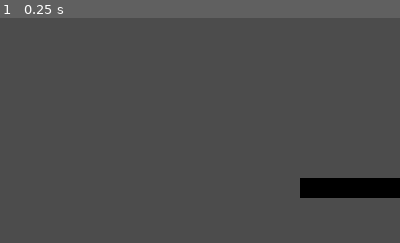
Above: before the commit, frame 1.
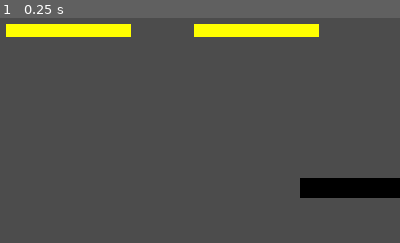
Above: after the commit, the same moment.

Repository: cinnamonmadi/ictjam
Game: Godot game, scene res://main.tscn
Same seed, same stepped clock (60 frames per second), same inputs: the game is played once before the commit and once after it.
Inputs:
- Up to frame 1 (0.25 s): no input
The pictures show only the part of the screen within x 0-50%, y 0-50%; the shares and areas given below are measured in that part.

The runs differ from the first frame. In frame 1, 3.6% of the frame differs, in the area x 1-80%, y 2-9%.

Commit message:
Commit before acceleration experiment
Signed-off-by: Madi Madden <cinnamon.madi@gmail.com>

Diff:
--- a/fighters/trex/trex.gd
+++ b/fighters/trex/trex.gd
@@ -18,6 +18,8 @@
 onready var sprite = $sprite
 
 const SPEED = 120
+const ACCEL = 20
+const DECCEL = 10
 const GRAVITY = 10
 const MAX_FALL_SPEED = 250
 const JUMP_IMPULSE = 250
@@ -40,6 +42,7 @@
 var grounded = false
 var has_double_jump = false
 var velocity = Vector2.ZERO
+var accel = Vector2.ZERO
 var crouching = false
 var uplooking = false
 var attack_state = ATTACK_NONE
@@ -54,6 +57,7 @@
 var hurtbox_damage
 
 var hitstun_alt = false
+var push_force = Vector2.ZERO
 
 func _ready():
     add_to_group("fighters")
@@ -144,20 +148,20 @@
     velocity.x = 150 * facing_direction
     if uplooking and attack_state == ATTACK_NONE:
         attack_state = ATTACK_PUNCH_UP
-        start_hurtbox(80, 80, 10)
+        start_hurtbox(200, 80, 10)
     elif crouching and attack_state == ATTACK_NONE:
         attack_state = ATTACK_KICK
         start_hurtbox(40, 5, 5)
     elif not grounded and attack_state == ATTACK_NONE:
         if Input.is_action_pressed(INPUT_UP):
             attack_state = ATTACK_UPAIR
-            start_hurtbox(80, 80, 10)
+            start_hurtbox(200, 80, 10)
         elif Input.is_action_pressed(INPUT_DOWN):
             attack_state = ATTACK_DAIR
-            start_hurtbox(40, 80, 10)
+            start_hurtbox(50, 80, 10)
         else:
             attack_state = ATTACK_FAIR
-            start_hurtbox(40, 15, 5)
+            start_hurtbox(150, 30, 5)
     elif attack_state == ATTACK_NONE:
         attack_state = ATTACK_PUNCH_ONE
         start_hurtbox(5, 0, 5)
@@ -168,7 +172,7 @@
         sprite.play("punch_two")
     elif attack_state == ATTACK_PUNCH_TWO:
         attack_state = ATTACK_PUNCH_THREE
-        start_hurtbox(80, 60, 10)
+        start_hurtbox(200, 45, 10)
         sprite.play("punch_three")
 
 func take_damage(facing, knockback, angle, damage):
@@ -177,19 +181,24 @@
 
     facing_direction = facing * -1
     velocity = Vector2.RIGHT.rotated(deg2rad(-angle)) * knockback
-    print("velocity is " + str(velocity))
 
     if hitstun_timer.is_stopped():
         hitstun_alt = false
     else:
         hitstun_alt = not hitstun_alt
-    var hitstun_duration = (knockback * 0.4) / 60.0
-    if hitstun_duration < 0.5:
-        hitstun_duration = 0.5
+    var hitstun_duration = knockback / 400.0
+    print(hitstun_duration)
+    if hitstun_duration < 0.3:
+        hitstun_duration = 0.3
     hitstun_timer.start(hitstun_duration)
 
     if health <= 0:
+        health = 0
         queue_free()
+
+func apply_push_force(source_force):
+    push_force.x = source_force.x * 100
+    push_force.y = 0
 
 func _physics_process(_delta):
     handle_input()
@@ -209,11 +218,13 @@
 
 func move():
     # Apply user input
+    var should_apply_push_force = true
     if crouching or uplooking or attack_state == ATTACK_KICK:
         velocity.x = 0
     elif hitstun_timer.is_stopped() and [ATTACK_NONE, ATTACK_FAIR, ATTACK_UPAIR, ATTACK_DAIR].has(attack_state):
         velocity.x = direction * SPEED
     elif attack_state != ATTACK_NONE:
+        should_apply_push_force = false
         velocity.x -= 50 * facing_direction
         if (velocity.x > 0 and facing_direction == -1) or (velocity.x < 0 and facing_direction == 1):
             velocity.x = 0
@@ -245,7 +256,21 @@
         velocity.y = MAX_FALL_SPEED
 
     # Perform movement
-    move_and_slide(velocity, Vector2(0, -1))
+    velocity += push_force
+    var _linear_velocity = move_and_slide(velocity, Vector2(0, -1))
+    push_force = Vector2.ZERO
+    if should_apply_push_force:
+        for fighter in get_tree().get_nodes_in_group("fighters"):
+            if fighter == self:
+                continue
+            var distance_to_fighter = position.distance_to(fighter.position)
+            if distance_to_fighter <= 20:
+                var push_force_percent = distance_to_fighter / 20
+                fighter.apply_push_force(position.direction_to(fighter.position) * push_force_percent)
+        for i in get_slide_count():
+            var collision = get_slide_collision(i)
+            if collision.collider.is_in_group("fighters"):
+                collision.collider.apply_push_force(position.direction_to(collision.collider.position))
 
 func jump():
     self.velocity.y = -JUMP_IMPULSE
--- a/fighters/trex/trex.tscn
+++ b/fighters/trex/trex.tscn
@@ -309,7 +309,7 @@
 } ]
 
 [sub_resource type="RectangleShape2D" id=1]
-extents = Vector2( 8, 15 )
+extents = Vector2( 6, 15 )
 
 [sub_resource type="RectangleShape2D" id=44]
 extents = Vector2( 12, 3 )
@@ -330,6 +330,7 @@
 extents = Vector2( 10, 5 )
 
 [node name="trex" type="KinematicBody2D"]
+collision_layer = 2
 script = ExtResource( 1 )
 
 [node name="sprite" type="AnimatedSprite" parent="."]
--- /dev/null
+++ b/main.gd
@@ -0,0 +1,18 @@
+extends Node2D
+
+var players = []
+
+func _ready():
+    for player in get_tree().get_nodes_in_group("fighters"):
+        players.append(weakref(player))
+
+func _draw():
+    for i in range(players.size()):
+        if not players[i].get_ref():
+            return
+        var health_pos = Vector2(5 + (i * 150), 5)
+        var health_size = Vector2(int(100.0 * (players[i].get_ref().health / 100.0)), 10)
+        draw_rect(Rect2(health_pos, health_size), Color(1.0, 1.0, 0.0))
+
+func _process(_delta):
+    update()
--- a/main.tscn
+++ b/main.tscn
@@ -1,7 +1,8 @@
-[gd_scene load_steps=8 format=2]
+[gd_scene load_steps=9 format=2]
 
 [ext_resource path="res://fighters/trex/trex.tscn" type="PackedScene" id=1]
 [ext_resource path="res://maphitbox.png" type="Texture" id=2]
+[ext_resource path="res://main.gd" type="Script" id=3]
 
 [sub_resource type="RectangleShape2D" id=1]
 extents = Vector2( 320, 10 )
@@ -19,6 +20,7 @@
 extents = Vector2( 8, 180 )
 
 [node name="stage" type="Node2D"]
+script = ExtResource( 3 )
 
 [node name="map_colliders" type="Node2D" parent="."]
 
